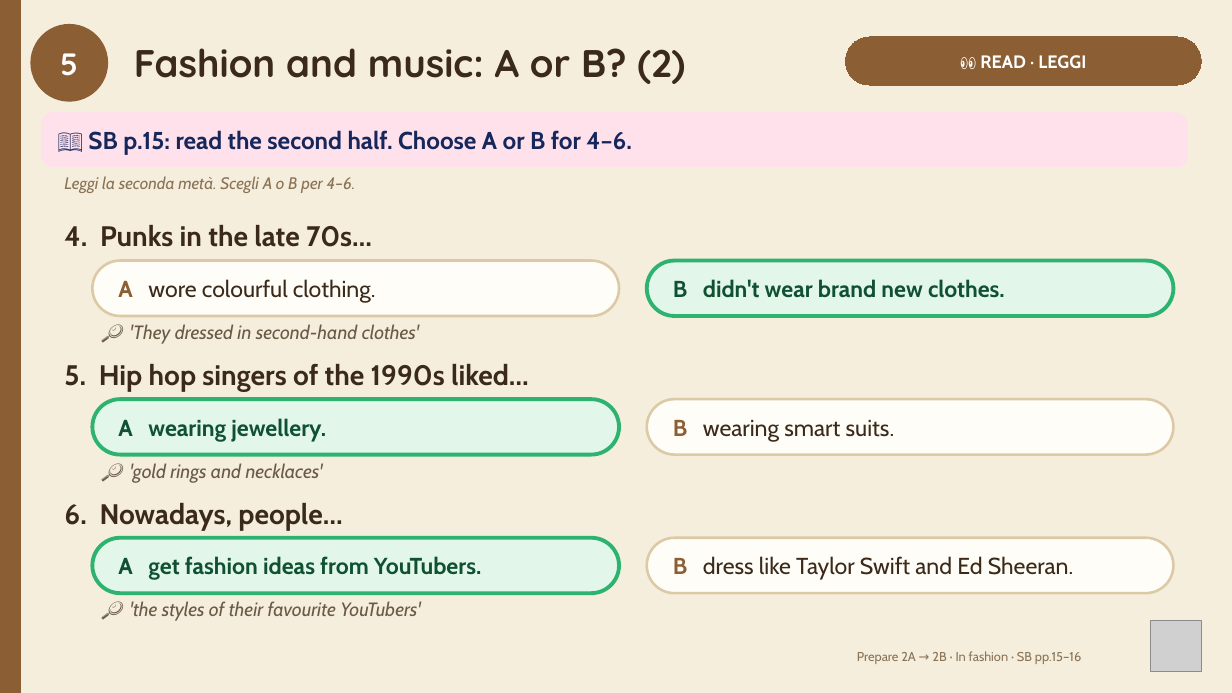
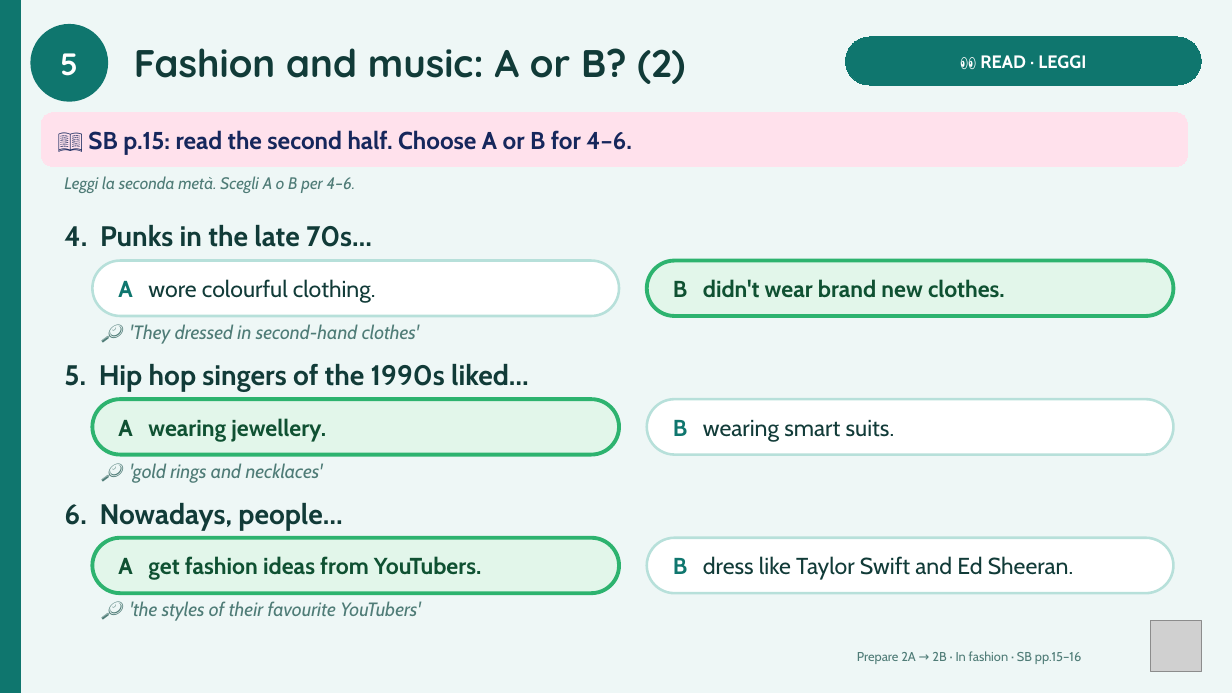
Before and after one commit to londonlanguageschool/Bagheria-, a slide deck: slide 5 of materials/PREP/PREP_2A-2B_In_fashion_then_and_now.pptx. Drawn at 1232x693 pixels with LibreOffice and Linux fonts; fonts in the diff are those of the drawing; grey boxes stand for pictures. Boxes give left, top, right and bottom in pixels: in the first picture for what was removed or moved away, otherwise in the second. Text is boxed around its words. In the diff, an @@ line names an element or a change of style, - is before the commit and + after.

```diff
--- a/materials/PREP/PREP_2A-2B_In_fashion_then_and_now.pptx
+++ b/materials/PREP/PREP_2A-2B_In_fashion_then_and_now.pptx
@@ background #F5EEDD to #EEF7F6 @@
@@ rectangle at [0,0,20,693]: fill #8B5E34 to #0F766E; outline #8B5E34 1 pt to #0F766E 1 pt @@
@@ ellipse "5" at [32,26,106,100]: fill #8B5E34 to #0F766E; outline #8B5E34 3 pt to #0F766E 3 pt @@
@@ rounded rectangle "👀 READ · LEGGI" at [846,37,1202,85]: fill #8B5E34 to #0F766E; outline #8B5E34 0.75 pt to #0F766E 0.75 pt @@
@@ text "Leggi la seconda metà. Scegli ..." at [64,176,356,193]: text colour #8B7355 to #4F7C77 @@
@@ rounded rectangle "A wore colourful clothing." at [92,261,619,316]: text colour #8B5E34 to #0F766E in "A"; text colour #3B2A1A to #113B38; fill #FFFDF7 to #FFFFFF; outline #DCC9A6 2 pt to #B7E0DA 2 pt @@
@@ rounded rectangle "B wearing smart suits." at [647,399,1174,455]: text colour #8B5E34 to #0F766E in "B"; text colour #3B2A1A to #113B38; fill #FFFDF7 to #FFFFFF; outline #DCC9A6 2 pt to #B7E0DA 2 pt @@
@@ text colour #3B2A1A to #113B38 in 4 elements at [134,48,685,84], [64,225,372,247], [64,364,529,391], [64,503,342,530] @@
@@ rounded rectangle "B dress like Taylor Swift ..." at [647,538,1174,593]: text colour #8B5E34 to #0F766E in "B"; text colour #3B2A1A to #113B38; fill #FFFDF7 to #FFFFFF; outline #DCC9A6 2 pt to #B7E0DA 2 pt @@
@@ text colour #6B5A45 to #4F7C77 in 3 elements at [130,324,419,344], [130,463,323,482], [130,601,420,621] @@
@@ text "Prepare 2A → 2B · ..." at [857,651,1081,664]: text colour #8B7355 to #4F7C77 @@
```
Also in this commit, not shown: 9 other slides changed, 1 slide added, 19 other files.
